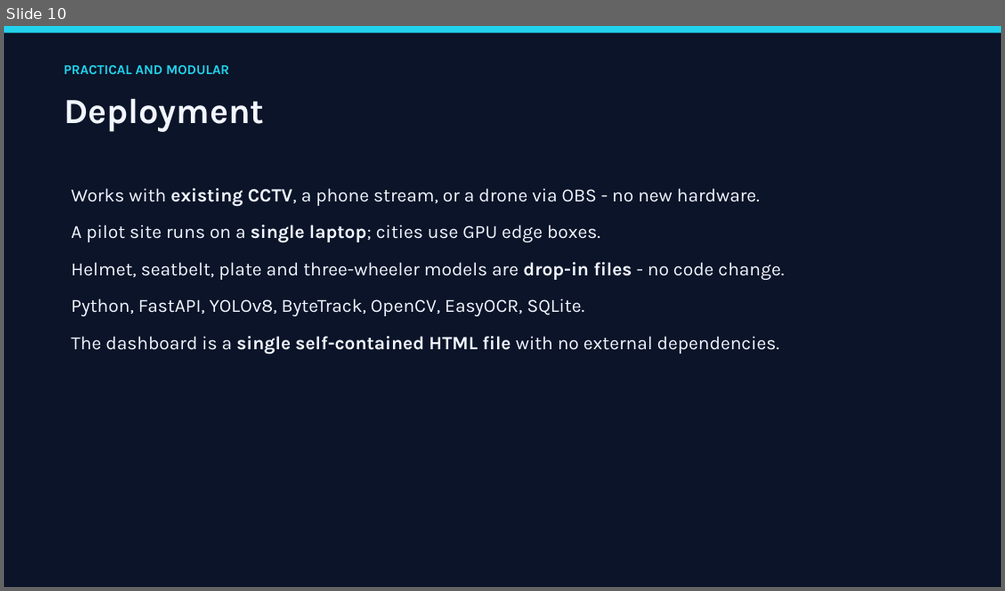
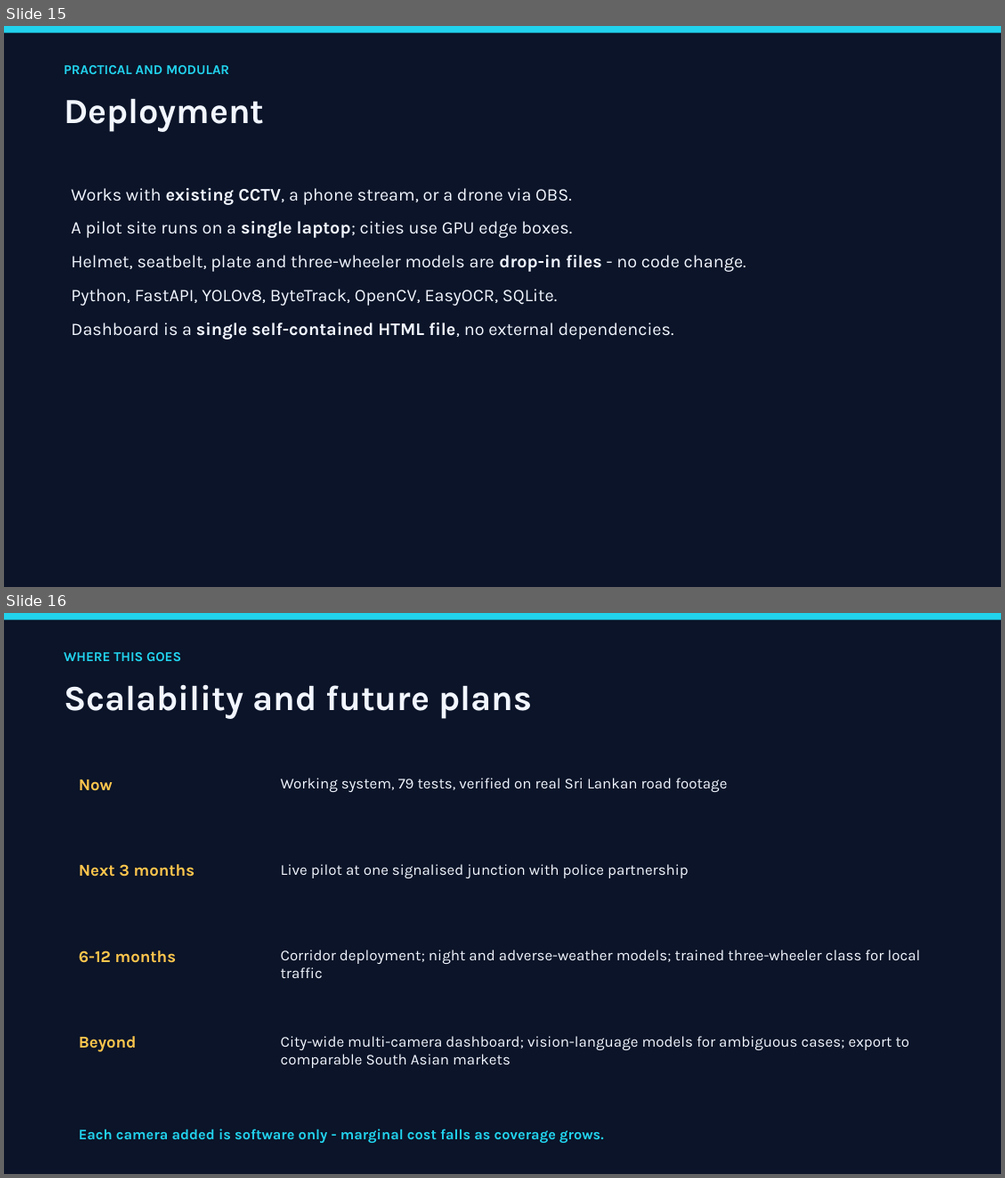
Before and after one commit to Jeba-Jebarsan/AI-SMART-TRAFFIC-INTELLIGENCE, a slide deck: docs/PRESENTATION.pptx. Shown one above the other, each under a label of ours: slide 10 before the commit, slides 15 and 16 after it. The pictures are 1005x591 and 1005x1178 pixels, drawn with LibreOffice and Linux fonts; fonts in the diff are those of the drawing. Boxes give left, top, right and bottom in pixels: in the first picture for what was removed or moved away, otherwise in the second. Text is boxed around its words. In the diff, an @@ line names an element or a change of style, - is before the commit and + after.

```diff
--- a/docs/PRESENTATION.pptx
+++ b/docs/PRESENTATION.pptx
@@ slide 16 added at (4, 613, 1001, 1174), background #0B1428 @@
@@ rectangle added at (4, 613, 1001, 620), fill #22D3EE @@
@@ text added at (64, 652, 181, 661), 13 pt, text #22D3EE, bold @@
+WHERE THIS GOES
@@ text added at (64, 684, 532, 719), 34 pt, text #F2F6FF, bold @@
+Scalability and future plans
@@ text added at (79, 779, 113, 791), 16 pt, text #FFC74D, bold @@
+Now
@@ text added at (281, 778, 727, 792), 14.5 pt, text #F2F6FF @@
+Working system, 79 tests, verified on real Sri Lankan road footage
@@ text added at (79, 864, 195, 876), 16 pt, text #FFC74D, bold @@
+Next 3 months
@@ text added at (281, 864, 688, 878), 14.5 pt, text #F2F6FF @@
+Live pilot at one signalised junction with police partnership
@@ text added at (79, 950, 177, 963), 16 pt, text #FFC74D, bold @@
+6-12 months
@@ text added at (281, 949, 921, 978), 14.5 pt, text #F2F6FF @@
+Corridor deployment; night and adverse-weather models; trained three-wheeler class for local traffic
@@ text added at (79, 1036, 137, 1052), 16 pt, text #FFC74D, bold @@
+Beyond
@@ text added at (281, 1036, 910, 1068), 14.5 pt, text #F2F6FF @@
+City-wide multi-camera dashboard; vision-language models for ambiguous cases; export to comparable South Asian markets
@@ text added at (79, 1128, 604, 1143), 14 pt, text #22D3EE, bold @@
+Each camera added is software only - marginal cost falls as coverage grows.
@@ what was slide 10 is now slide 15 @@
@@ slide 15 changed as well @@
@@ text at (71, 188, 572, 205): text changed; size 18 to 17 pt @@
-Works with existing CCTV, a phone stream, or a drone via OBS - no new hardware.
+Works with existing CCTV, a phone stream, or a drone via OBS.
@@ text at (71, 221, 746, 305): size 18 to 17 pt in "A pilot site runs on a single ...", "Helmet, seatbelt, plate and three-wheeler models are ...", "Python, FastAPI, YOLOv8, ByteTrack, OpenCV, EasyOCR, SQLite."; less space between paragraphs @@
@@ text at (71, 322, 674, 339): text changed; size 18 to 17 pt @@
-The dashboard is a single self-contained HTML file with no external dependencies.
+Dashboard is a single self-contained HTML file, no external dependencies.
```
Also in this commit, not shown: 10 other slides changed, 5 other slides added, 1 slide removed, 5 other files.
